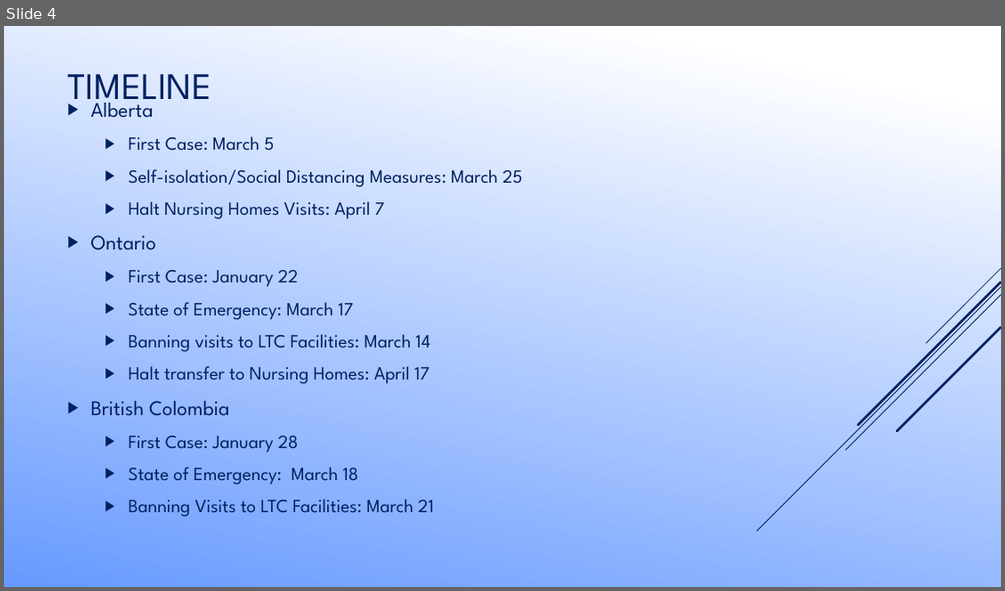
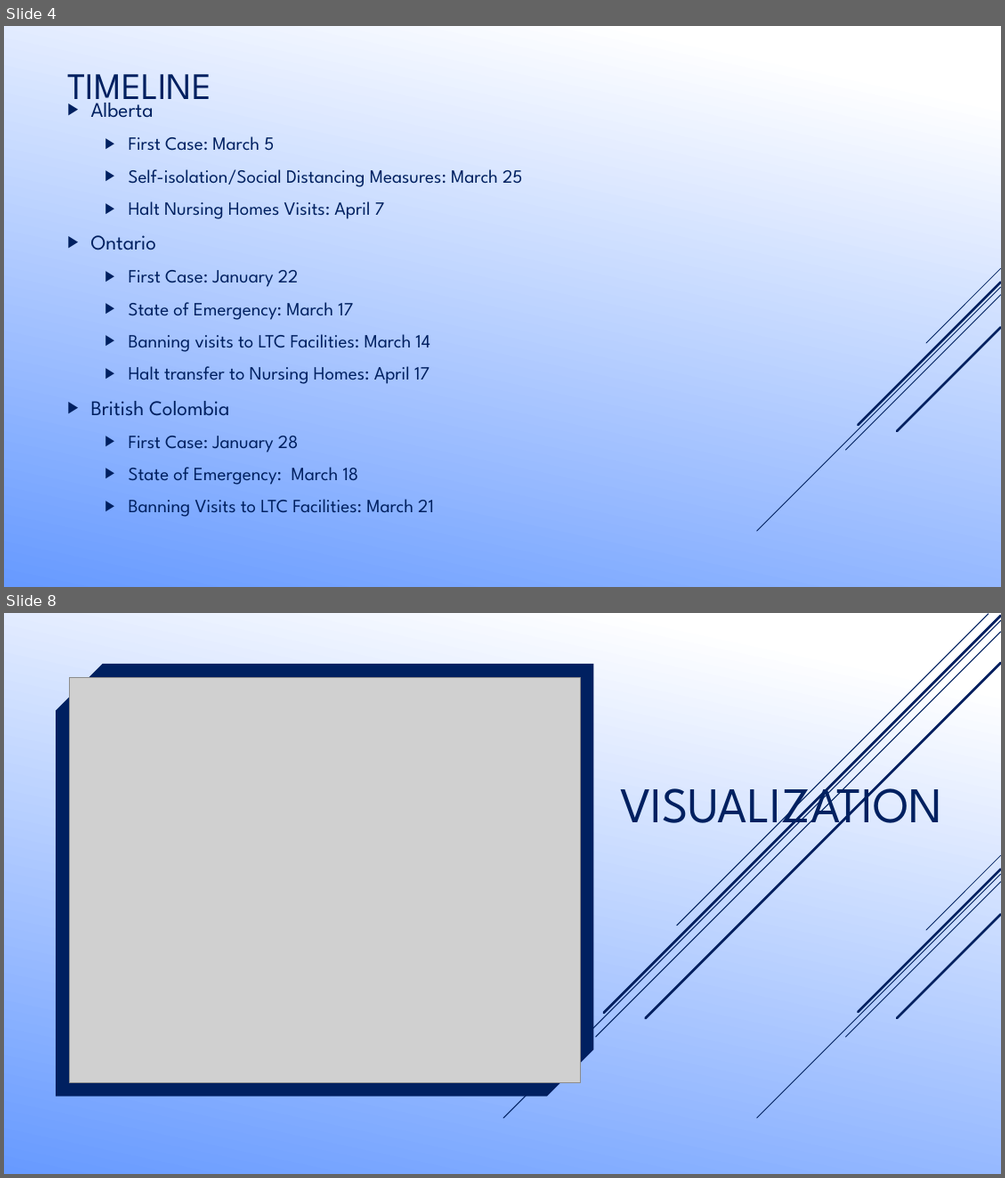
Before and after one commit to ashwinabraham34/Project-2, a slide deck: PPTemplate/PP Design.pptx. Shown one above the other, each under a label of ours: slide 4 before the commit, slides 4 and 8 after it; the slides between them are not shown. The pictures are 1005x591 and 1005x1178 pixels, drawn with LibreOffice and Linux fonts; fonts in the diff are those of the drawing; grey boxes stand for pictures. Boxes give left, top, right and bottom in pixels: in the first picture for what was removed or moved away, otherwise in the second. Text is boxed around its words. In the diff, an @@ line names an element or a change of style, - is before the commit and + after.

```diff
--- a/PPTemplate/PP Design.pptx
+++ b/PPTemplate/PP Design.pptx
@@ slide 8 added at <box>4,613,1001,1174</box>, background gradient #FFFFFF to #689BFF @@
@@ line added from (1001, 620) to (503, 1118), #002060 1 pt @@
@@ line added from (1001, 632) to (596, 1037), #002060 1 pt @@
@@ line added from (1001, 616) to (604, 1013), #002060 2.5 pt @@
@@ line added from (988, 614) to (677, 925), #002060 1 pt @@
@@ snip diag rect added at <box>56,664,593,1096</box>, fill #002060 @@
@@ line added from (1001, 663) to (646, 1018), #002060 2.5 pt @@
@@ picture added at <box>69,677,580,1083</box> @@
@@ title added at <box>620,772,942,837</box>, 48 pt, text #002060 @@
+VISUALIZATION
@@ group added at <box>757,855,1001,1118</box>: 5 lines @@
```
Also in this commit, not shown: 1 slide changed, 2 other slides added.
